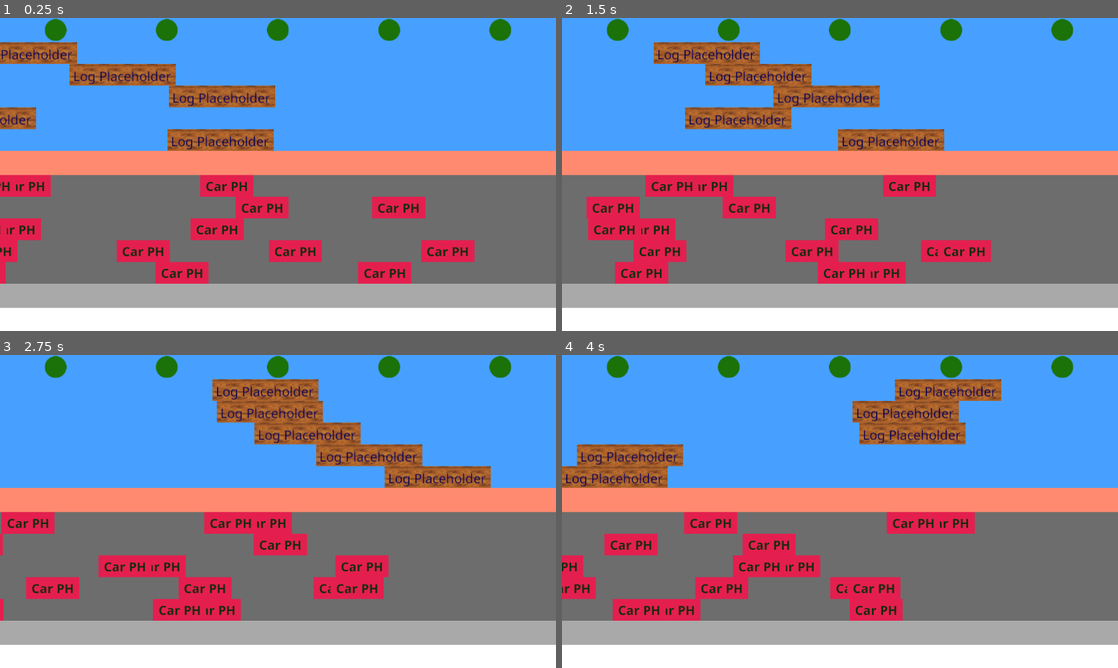
Above: before the commit, frames 1-4 (two rows, left to right).
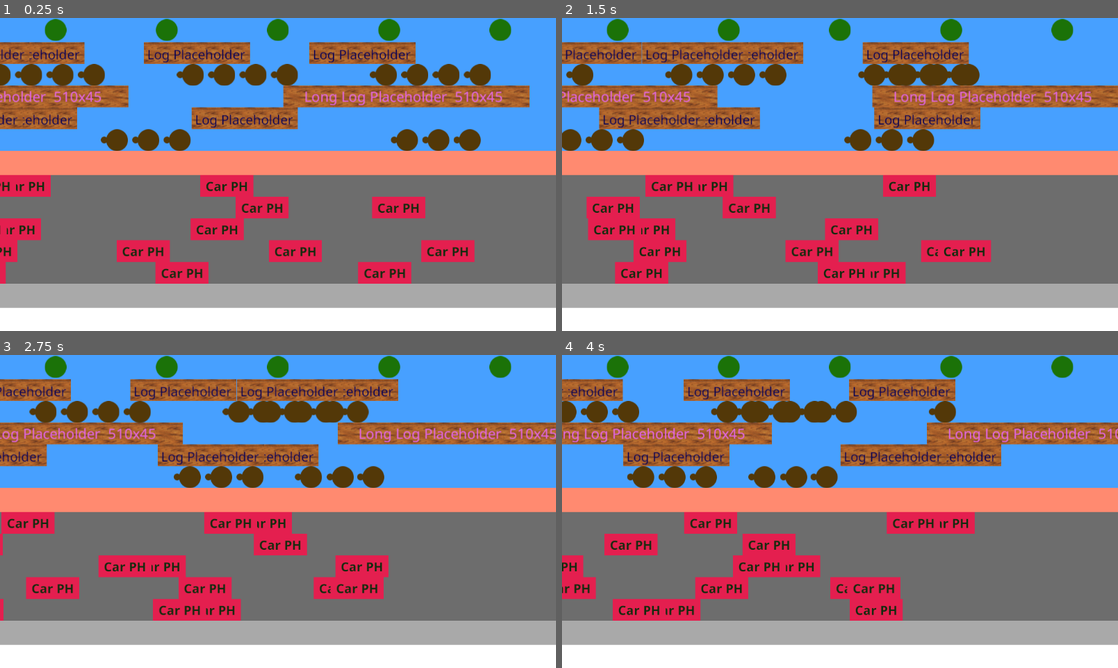
Above: after the commit, the same moments.

Repository: smarthall/20games
Game: Godot game, scene res://road_river_level.tscn
The game is run twice, just before and just after one commit, with the same random seed, the same clock (stepped at 60 frames per second) and the same inputs.
Inputs:
- Up to frame 1 (0.25 s): no input
- Up to frame 2 (1.5 s): no input
- Up to frame 3 (2.75 s): no input
- Up to frame 4 (4 s): no input

The runs differ from the first frame. In frame 1, 18% of the frame differs, in the area x 0-96%, y 7-43%; in frame 2, 18%; in frame 3, 19%, in the area x 0-100%, y 7-43%; in frame 4, 18%.

Commit message:
Level design complete

Diff:
--- a/frogger/assets/obstacle_config.gd
+++ b/frogger/assets/obstacle_config.gd
@@ -4,3 +4,6 @@
 @export var animation: SpriteFrames
 @export var speed: float = 200.0
 @export var width: float = 110.0
+@export var collision_x_offset: float = 0.0
+
+@export var landable: bool = false
--- a/frogger/obstacle.gd
+++ b/frogger/obstacle.gd
@@ -14,6 +14,9 @@
 @onready var _max_x: float = get_viewport().size.x + _half_width
 
 const COLLISION_MARGIN := 10.0
+
+func is_landable() -> bool:
+	return config.landable
 
 func _ready() -> void:
 	update_objects()
@@ -41,3 +44,6 @@
 
 	if _collision_shape && _collision_shape.shape.size.x != config.width - COLLISION_MARGIN:
 		_collision_shape.shape.size.x = config.width - COLLISION_MARGIN
+
+	if _collision_shape && _collision_shape.position.x != config.collision_x_offset:
+		_collision_shape.position.x = config.collision_x_offset
--- a/frogger/obstacle.tscn
+++ b/frogger/obstacle.tscn
@@ -16,7 +16,7 @@
 
 [sub_resource type="RectangleShape2D" id="RectangleShape2D_qcbvg"]
 resource_local_to_scene = true
-size = Vector2(210, 35)
+size = Vector2(100, 35)
 
 [node name="Obstacle" type="Node2D"]
 script = ExtResource("1_sl1jc")
@@ -24,7 +24,7 @@
 
 [node name="AnimatedSprite2D" type="AnimatedSprite2D" parent="."]
 sprite_frames = SubResource("SpriteFrames_vcivv")
-frame_progress = 0.0204428
+frame_progress = 0.792654
 
 [node name="StaticBody2D" type="StaticBody2D" parent="."]
 
--- a/frogger/obstacle_configs/log_row_1.tres
+++ b/frogger/obstacle_configs/log_row_1.tres
@@ -16,7 +16,8 @@
 
 [resource]
 script = ExtResource("2_d8lt4")
-animation = SubResource("SpriteFrames_45d7o")
-speed = 200.0
+animation = SubResource("SpriteFrames_sebxl")
+speed = 260.0
 width = 220.0
+collision_x_offset = 0.0
 metadata/_custom_type_script = "uid://ciprwv1x1g5r3"
--- a/frogger/obstacle_configs/log_row_2.tres
+++ b/frogger/obstacle_configs/log_row_2.tres
@@ -1,9 +1,9 @@
 [gd_resource type="Resource" script_class="ObstacleConfig" load_steps=4 format=3 uid="uid://cbijx2wvgev6a"]
 
-[ext_resource type="Texture2D" uid="uid://b0tfhwpia2hm4" path="res://assets/log_placeholder.png" id="1_cfq0v"]
+[ext_resource type="Texture2D" uid="uid://c3u2vbauhwo6x" path="res://assets/turtle.png" id="1_cfq0v"]
 [ext_resource type="Script" uid="uid://ciprwv1x1g5r3" path="res://assets/obstacle_config.gd" id="2_4g35h"]
 
-[sub_resource type="SpriteFrames" id="SpriteFrames_45d7o"]
+[sub_resource type="SpriteFrames" id="SpriteFrames_4g35h"]
 animations = [{
 "frames": [{
 "duration": 1.0,
@@ -16,7 +16,8 @@
 
 [resource]
 script = ExtResource("2_4g35h")
-animation = SubResource("SpriteFrames_45d7o")
-speed = 122.0
-width = 220.0
+animation = SubResource("SpriteFrames_4g35h")
+speed = -122.0
+width = 50.0
+collision_x_offset = 5.0
 metadata/_custom_type_script = "uid://ciprwv1x1g5r3"
--- a/frogger/obstacle_configs/log_row_3.tres
+++ b/frogger/obstacle_configs/log_row_3.tres
@@ -1,9 +1,9 @@
 [gd_resource type="Resource" script_class="ObstacleConfig" load_steps=4 format=3 uid="uid://cxjfhvwxyyehi"]
 
-[ext_resource type="Texture2D" uid="uid://b0tfhwpia2hm4" path="res://assets/log_placeholder.png" id="1_w6sft"]
+[ext_resource type="Texture2D" uid="uid://be484mdumtiyn" path="res://assets/long_log_placeholder.png" id="1_w6sft"]
 [ext_resource type="Script" uid="uid://ciprwv1x1g5r3" path="res://assets/obstacle_config.gd" id="2_c5m8l"]
 
-[sub_resource type="SpriteFrames" id="SpriteFrames_45d7o"]
+[sub_resource type="SpriteFrames" id="SpriteFrames_w6sft"]
 animations = [{
 "frames": [{
 "duration": 1.0,
@@ -16,7 +16,8 @@
 
 [resource]
 script = ExtResource("2_c5m8l")
-animation = SubResource("SpriteFrames_45d7o")
-speed = 71.0
-width = 220.0
+animation = SubResource("SpriteFrames_w6sft")
+speed = 45.0
+width = 510.0
+collision_x_offset = 0.0
 metadata/_custom_type_script = "uid://ciprwv1x1g5r3"
--- a/frogger/obstacle_configs/log_row_4.tres
+++ b/frogger/obstacle_configs/log_row_4.tres
@@ -17,6 +17,7 @@
 [resource]
 script = ExtResource("2_6qkg5")
 animation = SubResource("SpriteFrames_45d7o")
-speed = 320.0
+speed = 200.0
 width = 220.0
+collision_x_offset = 0.0
 metadata/_custom_type_script = "uid://ciprwv1x1g5r3"
--- a/frogger/obstacle_configs/log_row_5.tres
+++ b/frogger/obstacle_configs/log_row_5.tres
@@ -1,9 +1,9 @@
 [gd_resource type="Resource" script_class="ObstacleConfig" load_steps=4 format=3 uid="uid://cfawsmbewmk6i"]
 
-[ext_resource type="Texture2D" uid="uid://b0tfhwpia2hm4" path="res://assets/log_placeholder.png" id="1_w3c3c"]
+[ext_resource type="Texture2D" uid="uid://c3u2vbauhwo6x" path="res://assets/turtle.png" id="1_w3c3c"]
 [ext_resource type="Script" uid="uid://ciprwv1x1g5r3" path="res://assets/obstacle_config.gd" id="2_6ebpc"]
 
-[sub_resource type="SpriteFrames" id="SpriteFrames_45d7o"]
+[sub_resource type="SpriteFrames" id="SpriteFrames_6ebpc"]
 animations = [{
 "frames": [{
 "duration": 1.0,
@@ -16,7 +16,8 @@
 
 [resource]
 script = ExtResource("2_6ebpc")
-animation = SubResource("SpriteFrames_45d7o")
-speed = 180.0
-width = 220.0
+animation = SubResource("SpriteFrames_6ebpc")
+speed = -180.0
+width = 50.0
+collision_x_offset = 5.0
 metadata/_custom_type_script = "uid://ciprwv1x1g5r3"
--- a/frogger/road_river_level.tscn
+++ b/frogger/road_river_level.tscn
@@ -116,20 +116,108 @@
 position = Vector2(0, 73)
 config = ExtResource("8_fjl6j")
 
-[node name="LogRow2Log1" parent="Water" instance=ExtResource("2_vsm0p")]
-position = Vector2(224, 118)
+[node name="LogRow1Log2" parent="Water" instance=ExtResource("2_vsm0p")]
+position = Vector2(343, 73)
+config = ExtResource("8_fjl6j")
+
+[node name="LogRow1Log3" parent="Water" instance=ExtResource("2_vsm0p")]
+position = Vector2(686, 73)
+config = ExtResource("8_fjl6j")
+
+[node name="LogRow1Log4" parent="Water" instance=ExtResource("2_vsm0p")]
+position = Vector2(1029, 73)
+config = ExtResource("8_fjl6j")
+
+[node name="TurtleRow2Group1A" parent="Water" instance=ExtResource("2_vsm0p")]
+position = Vector2(25, 118)
+config = ExtResource("9_1ob4c")
+
+[node name="TurtleRow2Group1B" parent="Water" instance=ExtResource("2_vsm0p")]
+position = Vector2(90, 118)
+config = ExtResource("9_1ob4c")
+
+[node name="TurtleRow2Group1C" parent="Water" instance=ExtResource("2_vsm0p")]
+position = Vector2(155, 118)
+config = ExtResource("9_1ob4c")
+
+[node name="TurtleRow2Group1D" parent="Water" instance=ExtResource("2_vsm0p")]
+position = Vector2(220, 118)
+config = ExtResource("9_1ob4c")
+
+[node name="TurtleRow2Group2A" parent="Water" instance=ExtResource("2_vsm0p")]
+position = Vector2(425, 118)
+config = ExtResource("9_1ob4c")
+
+[node name="TurtleRow2Group2B" parent="Water" instance=ExtResource("2_vsm0p")]
+position = Vector2(490, 118)
+config = ExtResource("9_1ob4c")
+
+[node name="TurtleRow2Group2C" parent="Water" instance=ExtResource("2_vsm0p")]
+position = Vector2(555, 118)
+config = ExtResource("9_1ob4c")
+
+[node name="TurtleRow2Group2D" parent="Water" instance=ExtResource("2_vsm0p")]
+position = Vector2(620, 118)
+config = ExtResource("9_1ob4c")
+
+[node name="TurtleRow2Group3A" parent="Water" instance=ExtResource("2_vsm0p")]
+position = Vector2(825, 118)
+config = ExtResource("9_1ob4c")
+
+[node name="TurtleRow2Group3B" parent="Water" instance=ExtResource("2_vsm0p")]
+position = Vector2(890, 118)
+config = ExtResource("9_1ob4c")
+
+[node name="TurtleRow2Group3C" parent="Water" instance=ExtResource("2_vsm0p")]
+position = Vector2(955, 118)
+config = ExtResource("9_1ob4c")
+
+[node name="TurtleRow2Group3D" parent="Water" instance=ExtResource("2_vsm0p")]
+position = Vector2(1020, 118)
 config = ExtResource("9_1ob4c")
 
 [node name="LogRow3Log1" parent="Water" instance=ExtResource("2_vsm0p")]
-position = Vector2(442, 163)
+position = Vector2(0, 163)
 config = ExtResource("10_dhvvd")
 
+[node name="LogRow3Log2" parent="Water" instance=ExtResource("2_vsm0p")]
+position = Vector2(831, 163)
+config = ExtResource("10_dhvvd")
+
 [node name="LogRow4Log1" parent="Water" instance=ExtResource("2_vsm0p")]
-position = Vector2(973, 208)
+position = Vector2(0, 208)
 config = ExtResource("11_mbykt")
 
-[node name="LogRow5Log1" parent="Water" instance=ExtResource("2_vsm0p")]
+[node name="LogRow4Log2" parent="Water" instance=ExtResource("2_vsm0p")]
+position = Vector2(457, 208)
+config = ExtResource("11_mbykt")
+
+[node name="LogRow4Log3" parent="Water" instance=ExtResource("2_vsm0p")]
+position = Vector2(914, 208)
+config = ExtResource("11_mbykt")
+
+[node name="TurtleRow5Group1A" parent="Water" instance=ExtResource("2_vsm0p")]
 position = Vector2(412, 253)
+config = ExtResource("12_lkled")
+
+[node name="TurtleRow5Group1B" parent="Water" instance=ExtResource("2_vsm0p")]
+position = Vector2(347, 253)
+config = ExtResource("12_lkled")
+
+[node name="TurtleRow5Group1C" parent="Water" instance=ExtResource("2_vsm0p")]
+position = Vector2(282, 253)
+config = ExtResource("12_lkled")
+
+[node name="TurtleRow5Group2A" parent="Water" instance=ExtResource("2_vsm0p")]
+position = Vector2(1013, 253)
+config = ExtResource("12_lkled")
+
+[node name="TurtleRow5Group2B" parent="Water" instance=ExtResource("2_vsm0p")]
+position = Vector2(948, 253)
+config = ExtResource("12_lkled")
+
+[node name="TurtleRow5Group2C" parent="Water" instance=ExtResource("2_vsm0p")]
+position = Vector2(883, 253)
 config = ExtResource("12_lkled")
 
 [node name="EndZone" type="Node2D" parent="Water"]
Binary file added: frogger/assets/long_log_placeholder.png
Not shown, added: frogger/assets/long_log_placeholder.png.import
Binary file added: frogger/assets/turtle.png
Not shown, added: frogger/assets/turtle.png.import
Not shown: 1 places in frogger/obstacle_configs/log_row_1.tres that only renumber resources
Not shown, changed: README.md
Not shown, added: frogger/assets/long_log_placeholder.xcf
Not shown, added: frogger/assets/turtle.xcf
